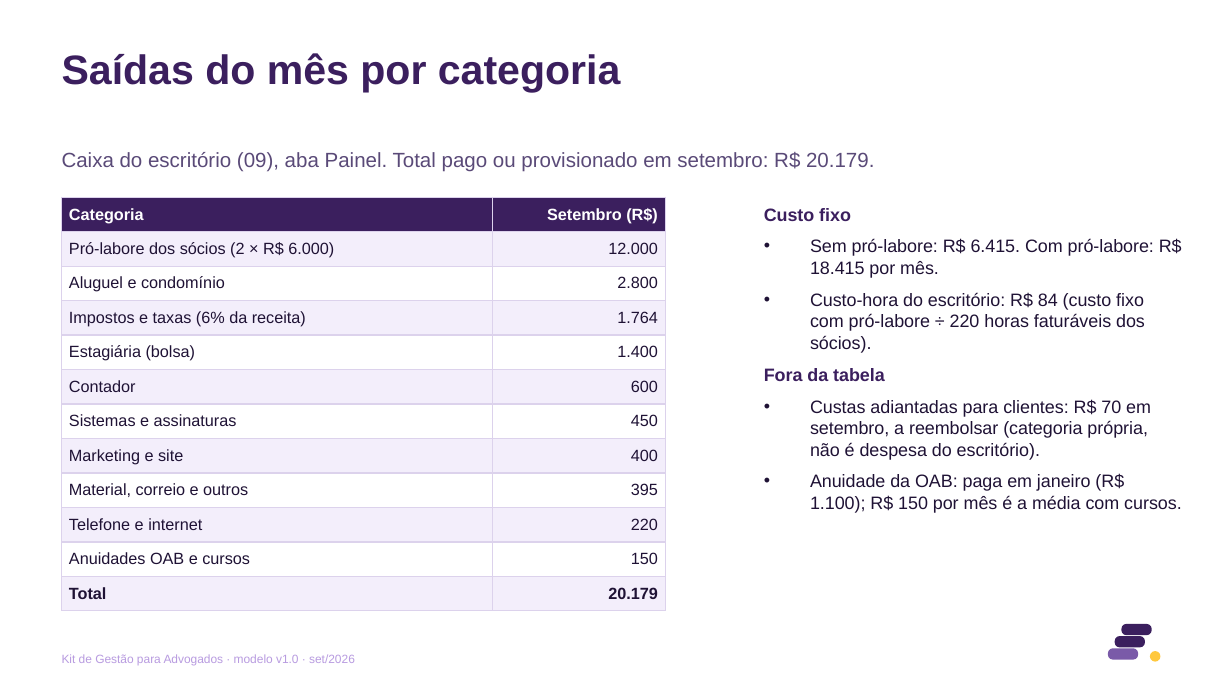
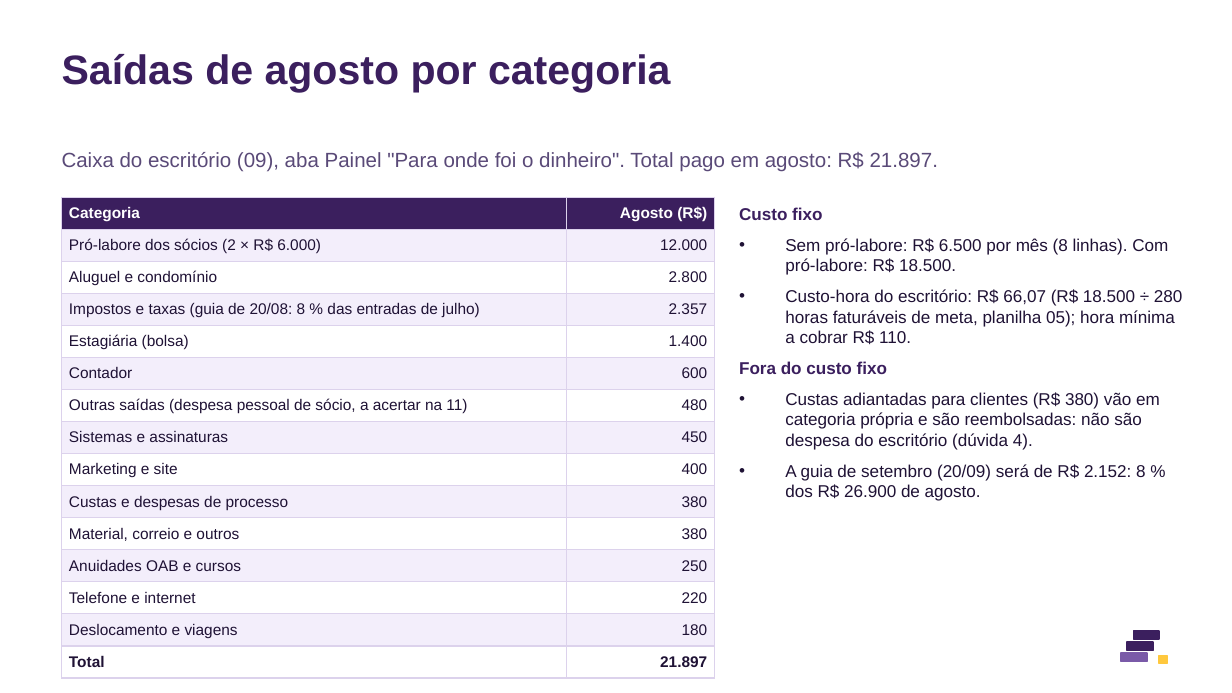
Before and after one commit to eduardomtzz/claude-code, a slide deck: slide 3 of projetos/gestao-ia-planilhas/produto/kit-advogados/29-modelo-carteira-para-o-contador-8-slides.pptx. Drawn at 1232x693 pixels with LibreOffice and Linux fonts; fonts in the diff are those of the drawing. Boxes give left, top, right and bottom in pixels: in the first picture for what was removed or moved away, otherwise in the second. Text is boxed around its words. In the diff, an @@ line names an element or a change of style, - is before the commit and + after.

```diff
--- a/projetos/gestao-ia-planilhas/produto/kit-advogados/29-modelo-carteira-para-o-contador-8-slides.pptx
+++ b/projetos/gestao-ia-planilhas/produto/kit-advogados/29-modelo-carteira-para-o-contador-8-slides.pptx
@@ text at (x1=62, y1=54, x2=671, y2=92): text changed @@
-Saídas do mês por categoria
+Saídas de agosto por categoria
@@ text at (x1=62, y1=152, x2=938, y2=172): text changed @@
-Caixa do escritório (09), aba Painel. Total pago ou provisionado em setembro: R$ 20.179.
+Caixa do escritório (09), aba Painel "Para onde foi o dinheiro". Total pago em agosto: R$ 21.897.
@@ table at (x1=62, y1=197, x2=715, y2=671) @@
-row 1, column 2: Setembro (R$)
+row 1, column 2: Agosto (R$)
-row 4, column 1: Impostos e taxas (6% da receita)
+row 4, column 1: Impostos e taxas (guia de 20/08: 8 % das entradas de julho)
-row 4, column 2: 1.764
+row 4, column 2: 2.357
+row 7: Outras saídas (despesa pessoal de sócio, a acertar na 11) | 480
-row 9: Material, correio e outros | 395
+row 10: Custas e despesas de processo | 380
+row 11: Material, correio e outros | 380
+row 12: Anuidades OAB e cursos | 250
-row 14, column 1: Anuidades OAB e cursos
+row 14, column 1: Deslocamento e viagens
-row 14, column 2: 150
+row 14, column 2: 180
-row 15, column 2: 20.179
+row 15, column 2: 21.897
@@ table resized from (x1=62, y1=197, x2=665, y2=603) to (x1=62, y1=197, x2=715, y2=671) @@
@@ text at (x1=739, y1=207, x2=822, y2=220): size 10.5 to 10 pt in "Custo fixo" @@
@@ text "Custo fixo" moved from (x1=764, y1=208, x2=1182, y2=513) to (x1=739, y1=207, x2=1182, y2=501) @@
@@ text at (x1=739, y1=238, x2=1182, y2=501): text changed; size 10.5 to 10 pt @@
-• Sem pró-labore: R$ 6.415. Com pró-labore: R$ 18.415 por mês.
-• Custo-hora do escritório: R$ 84 (custo fixo com pró-labore ÷ 220 horas faturáveis dos sócios).
-Fora da tabela
-• Custas adiantadas para clientes: R$ 70 em setembro, a reembolsar (categoria própria, não é despesa do escritório).
-• Anuidade da OAB: paga em janeiro (R$ 1.100); R$ 150 por mês é a média com cursos.
+• Sem pró-labore: R$ 6.500 por mês (8 linhas). Com pró-labore: R$ 18.500.
+• Custo-hora do escritório: R$ 66,07 (R$ 18.500 ÷ 280 horas faturáveis de meta, planilha 05); hora mínima a cobrar R$ 110.
+Fora do custo fixo
+• Custas adiantadas para clientes (R$ 380) vão em categoria própria e são reembolsadas: não são despesa do escritório (dúvida 4).
+• A guia de setembro (20/09) será de R$ 2.152: 8 % dos R$ 26.900 de agosto.
@@ rounded rectangle removed at (x1=1122, y1=625, x2=1151, y2=634) @@
@@ text removed at (x1=62, y1=654, x2=355, y2=666) @@
-Kit de Gestão para Advogados · modelo v1.0 · set/2026
@@ rounded rectangle removed at (x1=1109, y1=649, x2=1137, y2=659) @@
@@ rounded rectangle removed at (x1=1115, y1=637, x2=1143, y2=647) @@
@@ rectangle added at (x1=1121, y1=653, x2=1147, y2=662), fill #7A5AA8, outline #7A5AA8 1 pt @@
@@ rectangle added at (x1=1127, y1=642, x2=1153, y2=650), fill #3B1F5E, outline #3B1F5E 1 pt @@
@@ rectangle added at (x1=1133, y1=631, x2=1159, y2=639), fill #3B1F5E, outline #3B1F5E 1 pt @@
@@ ellipse removed at (x1=1151, y1=652, x2=1159, y2=660) @@
@@ rectangle added at (x1=1159, y1=655, x2=1168, y2=664), fill #FFC83D, outline #FFC83D 1 pt @@
```
Also in this commit, not shown: 7 other slides changed, 47 other files.
